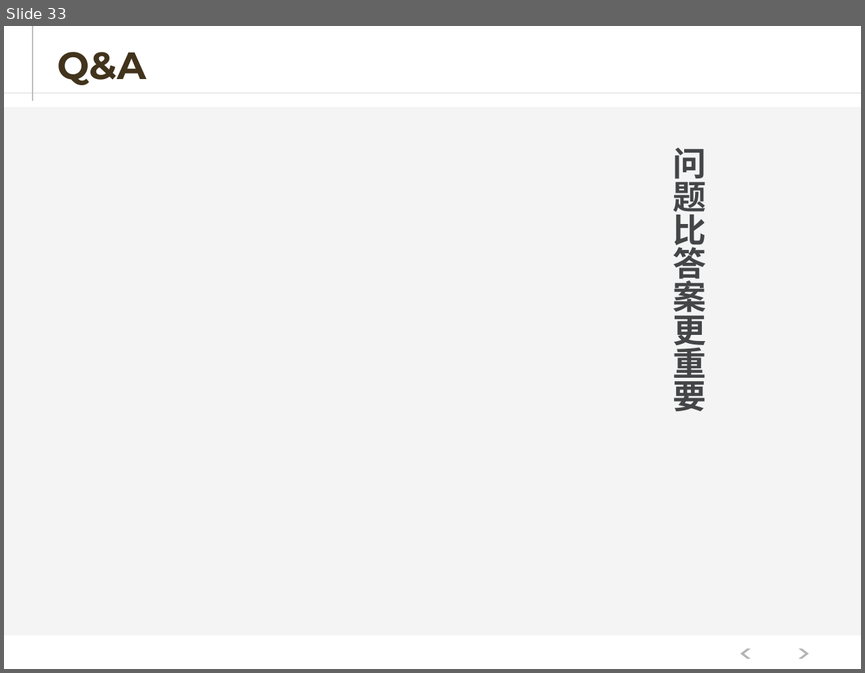
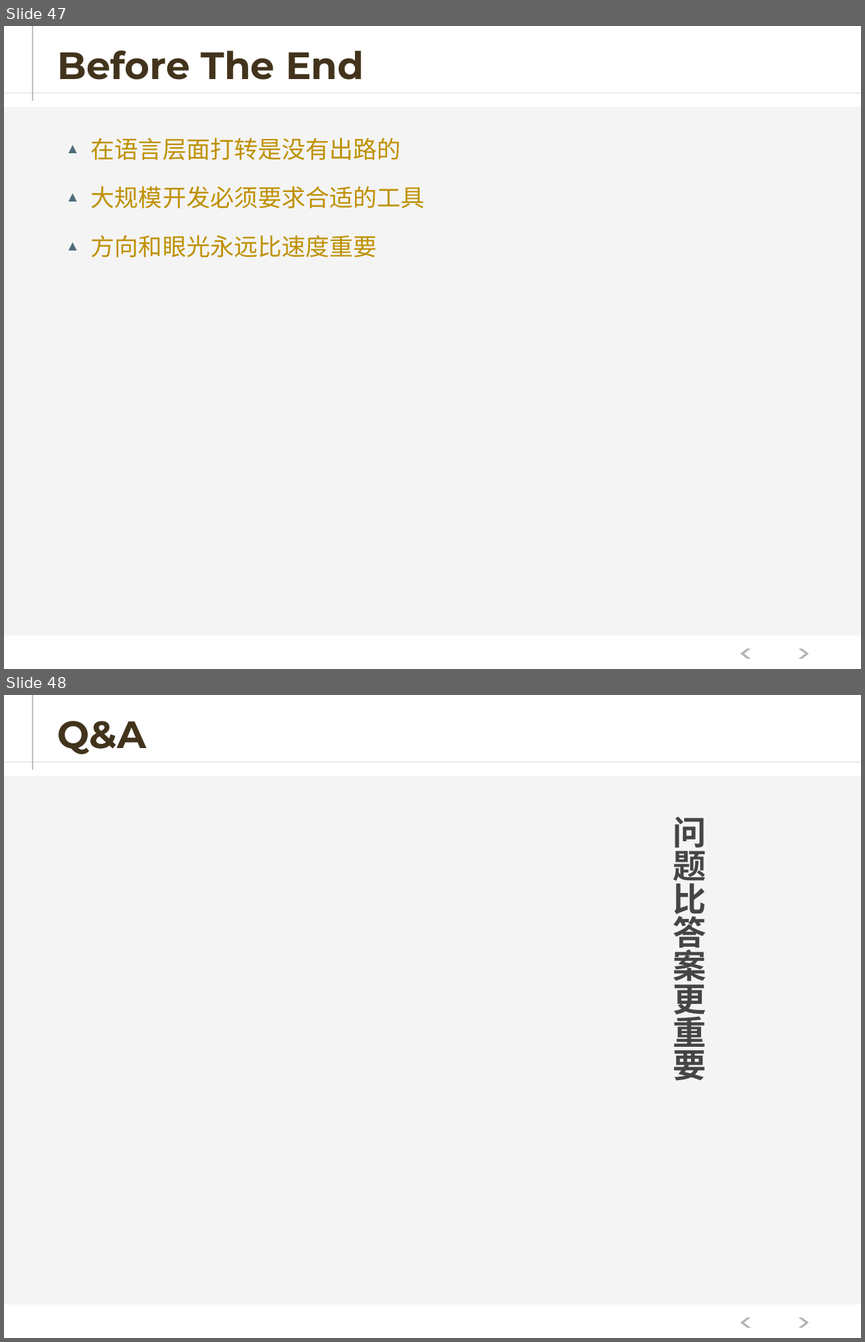
Before and after one commit to hejiehui/xross-tools-installer, a slide deck: doc/X-Series - 中文.pptx. Shown one above the other, each under a label of ours: slide 33 before the commit, slides 47 and 48 after it. The pictures are 865x673 and 865x1342 pixels, drawn with LibreOffice and Linux fonts; fonts in the diff are those of the drawing. Boxes give left, top, right and bottom in pixels: in the first picture for what was removed or moved away, otherwise in the second. Text is boxed around its words. In the diff, an @@ line names an element or a change of style, - is before the commit and + after.

```diff
--- a/doc/X-Series - 中文.pptx
+++ b/doc/X-Series - 中文.pptx
@@ slide 47 added at (x1=4, y1=26, x2=861, y2=669), background #FFFFFF; not listed: 5 template elements that a slide beside it also shows @@
@@ title added at (x1=57, y1=50, x2=364, y2=80), 32 pt, text #42331C, bold @@
+Before The End
@@ text added at (x1=91, y1=138, x2=425, y2=257), 20 pt, text #BF9000 @@
+▲ 在语言层面打转是没有出路的
+▲ 大规模开发必须要求合适的工具
+▲ 方向和眼光永远比速度重要
@@ what was slide 33 is now slide 48 @@
```
Also in this commit, not shown: 27 slides changed, 17 other slides added, 3 slides removed.
